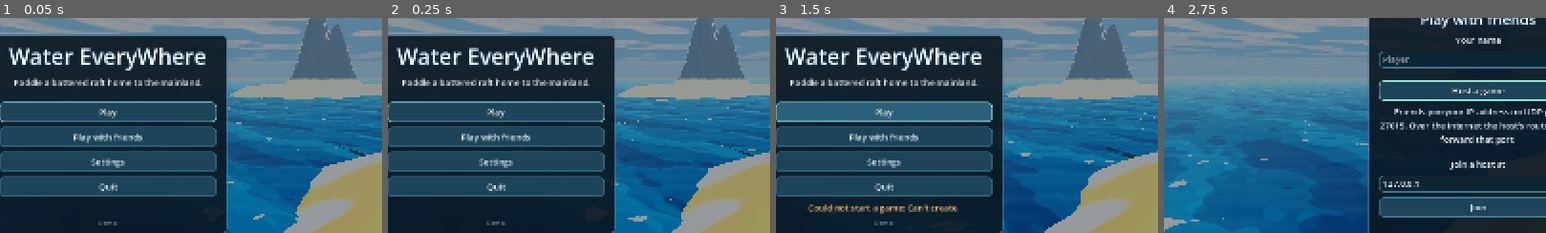
Above: before the commit, frames 1-4 (left to right).
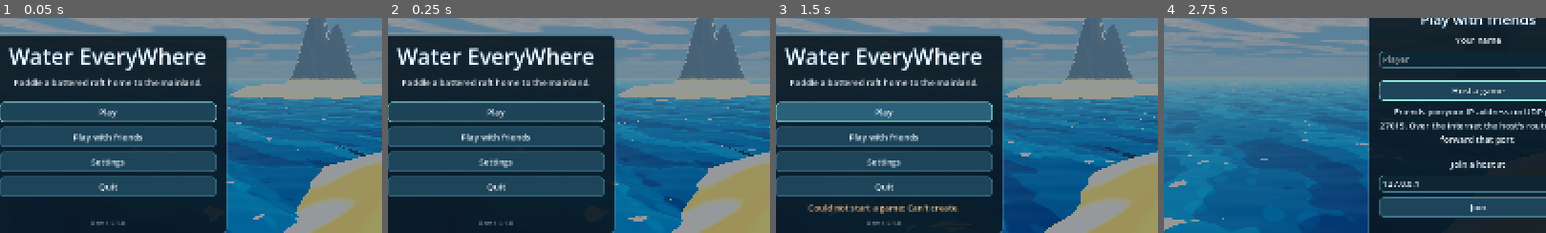
Above: after the commit, the same moments.

Repository: ICY0U/water-everywhere
Game: Godot game, scene res://scenes/voyage.tscn
The game is run twice, just before and just after one commit, with the same random seed, the same clock (stepped at 60 frames per second) and the same inputs.
Inputs:
- Up to frame 1 (0.05 s): no input
- Up to frame 2 (0.25 s): no input
- Up to frame 3 (1.5 s): click "Play" at 0.5 s; click "Play" at 1.25 s
- Up to frame 4 (2.75 s): click "Play with friends" at 2 s
The pictures show only the part of the screen within x 9-59%, y 23-73%; the shares and areas given below are measured in that part.

The runs differ from the first frame. In frame 1, 0.1% of the frame differs, in the area x 23-33%, y 94-97%; in frame 2, 0.1%; in frame 3, 0.1%; in frame 4, nothing differs.

Commit message:
Package demo 0.1.0: version, icon, export preset and release notes
Versions the project 0.1.0 and mirrors it into the Windows file and product
version. Replaces Godot's default logo with a game icon (a raft and paddle
on a banded sea). The export leaves out artifacts/ and Markdown along with
the tooling it already skipped. release/README.txt is the player-facing
readme for the zip: controls, steering, co-op, settings, known issues.
RELEASE.md is the maintainer's build steps and a smoke test to run on the
exported zip rather than the editor. README and GAME_PLAN record the menus,
the crossing decision, and correct the earlier crossing table, which
measured to a line inside the mainland shallows.

Co-Authored-By: Claude Opus 5.5 <noreply@anthropic.com>
Claude-Session: https://claude.ai/code/session_011cj2q6tmjqRHmhJjxj9DpE

Diff:
--- a/icon.svg
+++ b/icon.svg
@@ -1 +1,26 @@
-<svg xmlns="http://www.w3.org/2000/svg" width="128" height="128"><rect width="124" height="124" x="2" y="2" fill="#363d52" stroke="#212532" stroke-width="4" rx="14"/><g fill="#fff" transform="translate(12.322 12.322)scale(.101)"><path d="M105 673v33q407 354 814 0v-33z"/><path fill="#478cbf" d="m105 673 152 14q12 1 15 14l4 67 132 10 8-61q2-11 15-15h162q13 4 15 15l8 61 132-10 4-67q3-13 15-14l152-14V427q30-39 56-81-35-59-83-108-43 20-82 47-40-37-88-64 7-51 8-102-59-28-123-42-26 43-46 89-49-7-98 0-20-46-46-89-64 14-123 42 1 51 8 102-48 27-88 64-39-27-82-47-48 49-83 108 26 42 56 81zm0 33v39c0 276 813 276 814 0v-39l-134 12-5 69q-2 10-14 13l-162 11q-12 0-16-11l-10-65H446l-10 65q-4 11-16 11l-162-11q-12-3-14-13l-5-69z"/><path d="M483 600c0 34 58 34 58 0v-86c0-34-58-34-58 0z"/><circle cx="725" cy="526" r="90"/><circle cx="299" cy="526" r="90"/></g><g fill="#414042" transform="translate(12.322 12.322)scale(.101)"><circle cx="307" cy="532" r="60"/><circle cx="717" cy="532" r="60"/></g></svg>
+<svg xmlns="http://www.w3.org/2000/svg" width="128" height="128" viewBox="0 0 128 128">
+  <!-- Water EveryWhere: a raft on a banded cel sea under a low sun. -->
+  <defs>
+    <clipPath id="tile"><rect x="2" y="2" width="124" height="124" rx="22"/></clipPath>
+  </defs>
+  <g clip-path="url(#tile)">
+    <rect x="0" y="0" width="128" height="128" fill="#8fd0f0"/>
+    <rect x="0" y="0" width="128" height="34" fill="#6fb9e6"/>
+    <circle cx="92" cy="40" r="17" fill="#fff4c9"/>
+    <path d="M0 62 Q16 54 32 62 T64 62 T96 62 T128 62 V128 H0 Z" fill="#1c9fd0"/>
+    <path d="M0 80 Q16 72 32 80 T64 80 T96 80 T128 80 V128 H0 Z" fill="#1483b8"/>
+    <path d="M0 100 Q16 92 32 100 T64 100 T96 100 T128 100 V128 H0 Z" fill="#0d6597"/>
+    <path d="M18 66 Q28 62 38 66" fill="none" stroke="#ffffff" stroke-width="3" stroke-linecap="round"/>
+    <path d="M82 86 Q92 82 102 86" fill="none" stroke="#ffffff" stroke-width="3" stroke-linecap="round"/>
+    <!-- raft -->
+    <path d="M30 74 L98 74 L92 86 L36 86 Z" fill="#8a3b1f"/>
+    <rect x="30" y="70" width="68" height="6" rx="2" fill="#b4562d"/>
+    <line x1="47" y1="70" x2="47" y2="84" stroke="#6b2c16" stroke-width="2"/>
+    <line x1="64" y1="70" x2="64" y2="84" stroke="#6b2c16" stroke-width="2"/>
+    <line x1="81" y1="70" x2="81" y2="84" stroke="#6b2c16" stroke-width="2"/>
+    <!-- paddle -->
+    <line x1="58" y1="44" x2="72" y2="92" stroke="#f0c77a" stroke-width="4" stroke-linecap="round"/>
+    <ellipse cx="73" cy="95" rx="5" ry="8" fill="#f0c77a" transform="rotate(-16 73 95)"/>
+  </g>
+  <rect x="2" y="2" width="124" height="124" rx="22" fill="none" stroke="#0b3a57" stroke-width="4"/>
+</svg>
--- a/project.godot
+++ b/project.godot
@@ -11,6 +11,8 @@
 [application]
 
 config/name="WaterEVERYWHERE"
+config/description="Paddle a battered raft home to the mainland across a cel-shaded ocean."
+config/version="0.1.0"
 run/main_scene="res://scenes/voyage.tscn"
 config/features=PackedStringArray("4.7", "Forward Plus")
 config/icon="res://icon.svg"
Not shown, changed: export_presets.cfg
Not shown, added: release/README.txt
Not shown, changed: GAME_PLAN.md
Not shown, changed: README.md
Not shown, added: RELEASE.md
